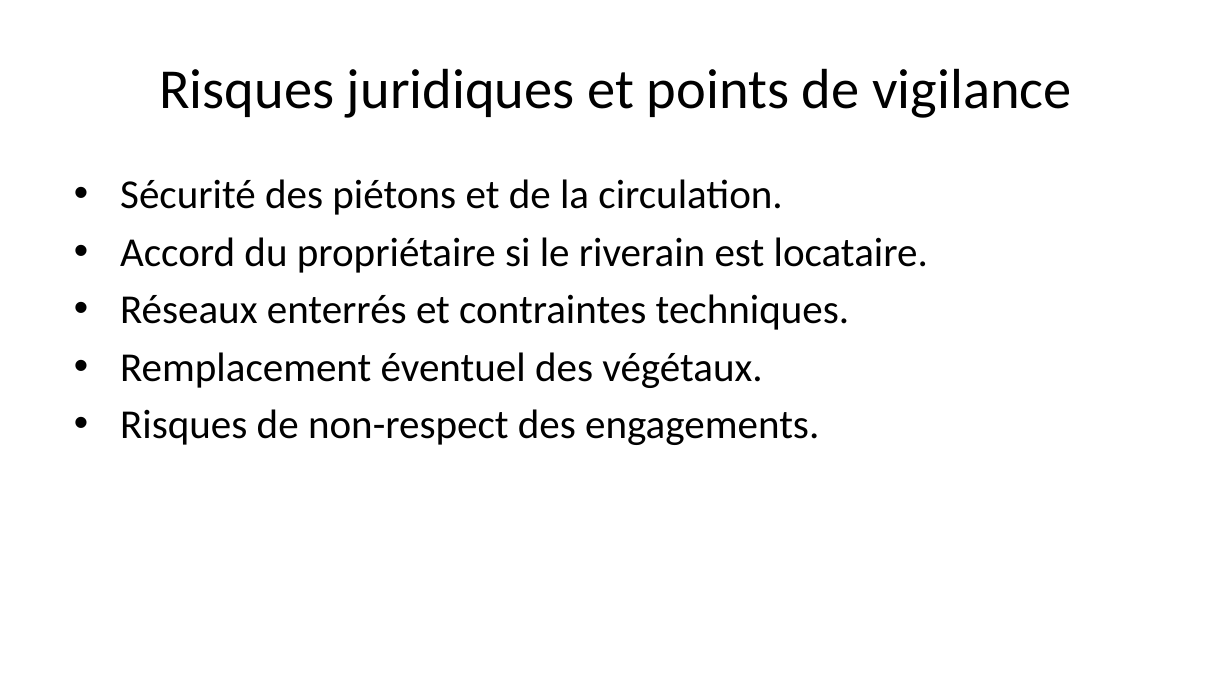
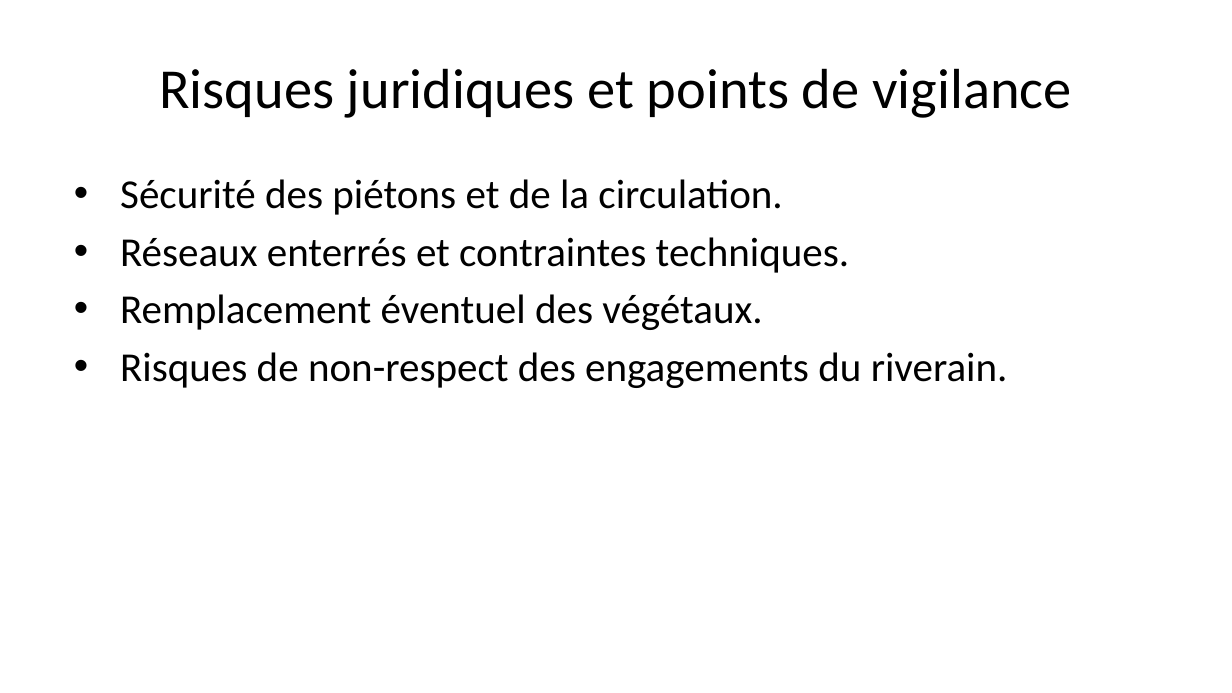
Before and after one commit to Bertrand82/vegetalisation_m2q, a slide deck: slide 11 of presentation.pptx. Drawn at 1232x693 pixels with LibreOffice and Linux fonts; fonts in the diff are those of the drawing. Boxes give left, top, right and bottom in pixels: in the first picture for what was removed or moved away, otherwise in the second. Text is boxed around its words. In the diff, an @@ line names an element or a change of style, - is before the commit and + after.

```diff
--- a/presentation.pptx
+++ b/presentation.pptx
@@ text at box(120, 237, 928, 273): paragraph removed @@
-• Accord du propriétaire si le riverain est locataire.
@@ text at box(120, 352, 1008, 388): text changed @@
-• Risques de non-respect des engagements.
+• Risques de non-respect des engagements du riverain.
```
Also in this commit, not shown: 5 other slides changed, 2 slides added, 3 other files.
